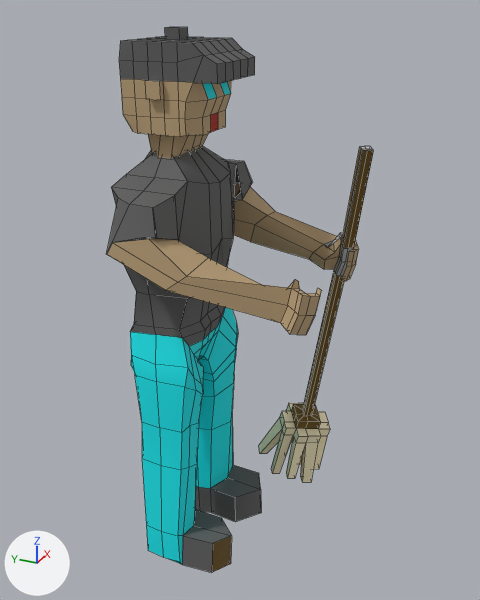
One commit to the FBX model Assets/Sandbox/Brock/models/Assets/catcher.fbx: the scene before it, then after it.
Rendered twice from a 50 mm lens placed at (-4.08, -1.85, 2.26), pointed at (0.13, 0.05, 0.16). Lighting does not change. The marker at lower left points along +X, +Y and +Z. Mesh edges are drawn as thin lines. Where no turn or scale is listed for an object, it has been applied to the vertices. Vertices at the same position are counted once.
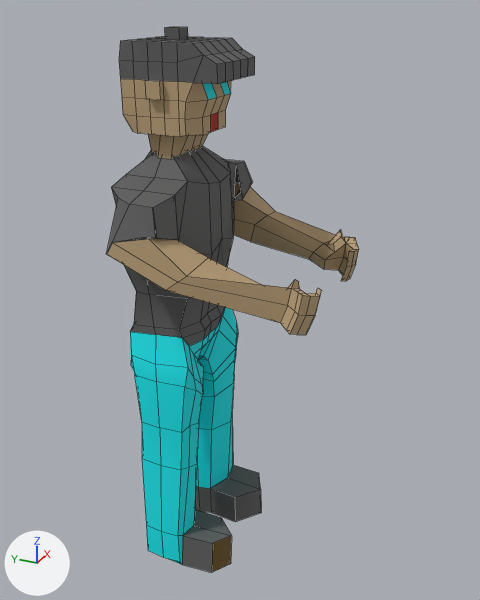
What differs and where, as boxes [x1, y1, x2, y2] in the pictures (480 x 600 px):
'pCube3', reshaped: before [107, 27, 374, 573]; after [107, 27, 359, 573]
part 1 of me_mesh, cut back: before [255, 146, 374, 482]; after [255, 211, 358, 276]
part 2 of me_mesh, recoloured: before [324, 232, 341, 247]; after [325, 230, 341, 245]

The change, as a diff of the scene's bpy script:
```diff
--- a/Assets/Sandbox/Brock/models/Assets/catcher.fbx.py
+++ b/Assets/Sandbox/Brock/models/Assets/catcher.fbx.py
@@ me_mesh @@
 # used by ob_pcube3; location = (0.002, -0.017, 0.078)
-me_mesh.from_pydata(...)  # 713 vertices, 700 faces; spans x -0.81..1.04, y -0.83..0.75, z -2.08..2.0
+me_mesh.from_pydata(...)  # 579 vertices, 564 faces; spans x -0.81..0.69, y -0.76..0.75, z -2.08..2.0
+# me_mesh part 1
+# 139 vertices are removed from x 0.22..1.04, y -0.83..0.14, z -1.88..1.29
+# 154 faces are deleted
+# 4 vertices move from x 0.38..0.45, y -0.6..-0.48, z 0.5..0.62 to x 0.38..0.45, y -0.6..-0.48, z 0.52..0.65
+# 5 vertices are added at (0.44, -0.64, 0.43), (0.42, -0.65, 0.55), (0.46, -0.6, 0.31), (0.38, -0.72, 0.52), (0.4, -0.71, 0.52)
+# 15 new faces join them, mat_skin (beige #bca17a)
+# 3 new faces join them, mat_lambert1 (grey #bcbcbc)
+# me_mesh part 2: 4 faces spanning x 0.29..0.45, y -0.72..-0.48, z 0.28..0.65 switch from mat_lambert1 (grey #bcbcbc) to mat_skin (beige #bca17a)
 me_mesh.materials.append(mat_blinn2)
@@ me_mesh @@
 me_mesh.materials.append(mat_wood)
-me_mesh.materials.append(mat_moptentacles)  # beige #fff2ca
 me_mesh.materials.append(mat_red)
```
